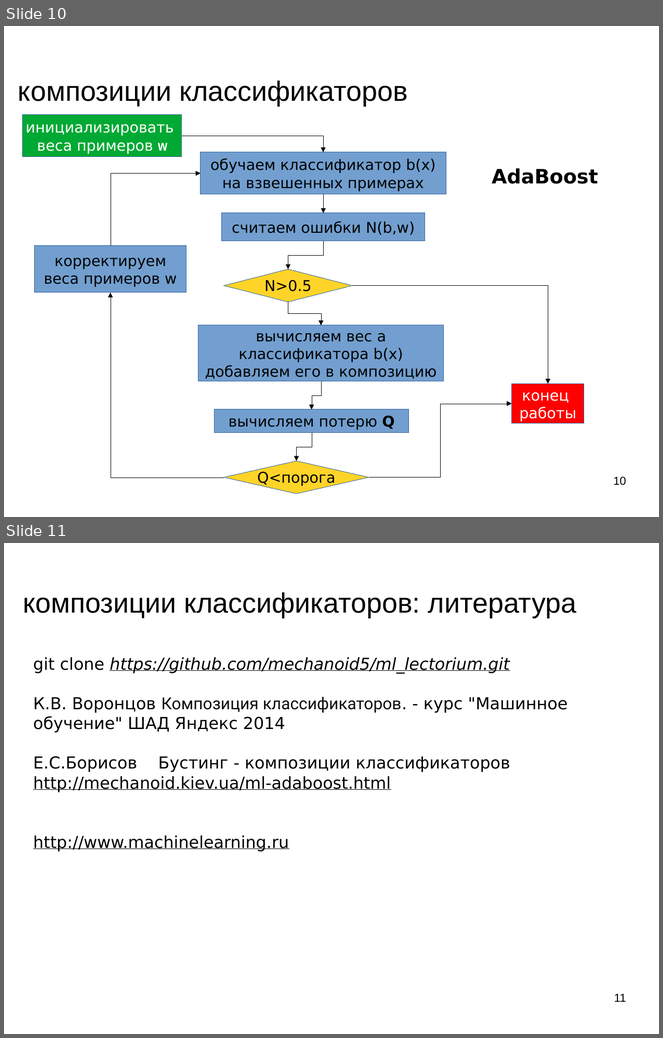
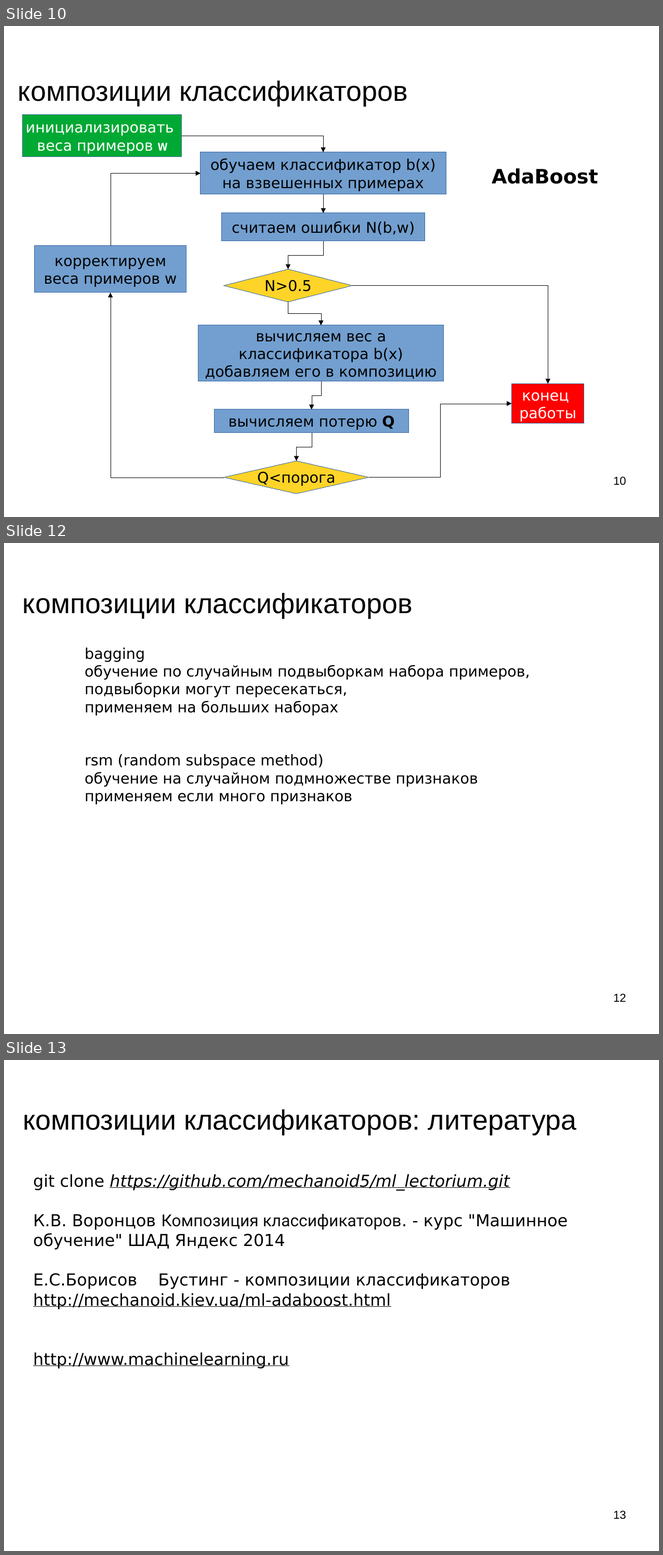
Before and after one commit to mechanoid5/ml_lectorium_legacy, a slide deck: 11-boost.odp. Shown one above the other, each under a label of ours: slides 10 and 11 before the commit, slides 10, 12 and 13 after it; the slides between them are not shown. The pictures are 663x1038 and 663x1555 pixels, drawn with LibreOffice and Linux fonts; fonts in the diff are those of the drawing; background and template pictures are left out. Boxes give left, top, right and bottom in pixels: in the first picture for what was removed or moved away, otherwise in the second. Text is boxed around its words. In the diff, an @@ line names an element or a change of style, - is before the commit and + after.

```diff
--- a/11-boost.odp
+++ b/11-boost.odp
@@ slide 12 added at (x1=4, y1=543, x2=659, y2=1034), background picture (left out) @@
@@ title added at (x1=23, y1=593, x2=413, y2=618), 33.9 pt, text #000000 @@
+композиции классификаторов
@@ text added at (x1=85, y1=648, x2=530, y2=805), 18 pt, text #000000 @@
+bagging
+обучение по случайным подвыборкам набора примеров,
+подвыборки могут пересекаться,
+применяем на больших наборах
+rsm (random subspace method)
+обучение на случайном подмножестве признаков
+применяем если много признаков
@@ page number added at (x1=613, y1=994, x2=626, y2=1002), 14 pt, text #000000 @@
+12
@@ what was slide 11 is now slide 13 @@
@@ page number at (x1=613, y1=1511, x2=626, y2=1520): text changed @@
-11
+13
```
Also in this commit, not shown: 1 other slide added, 1 other file.
